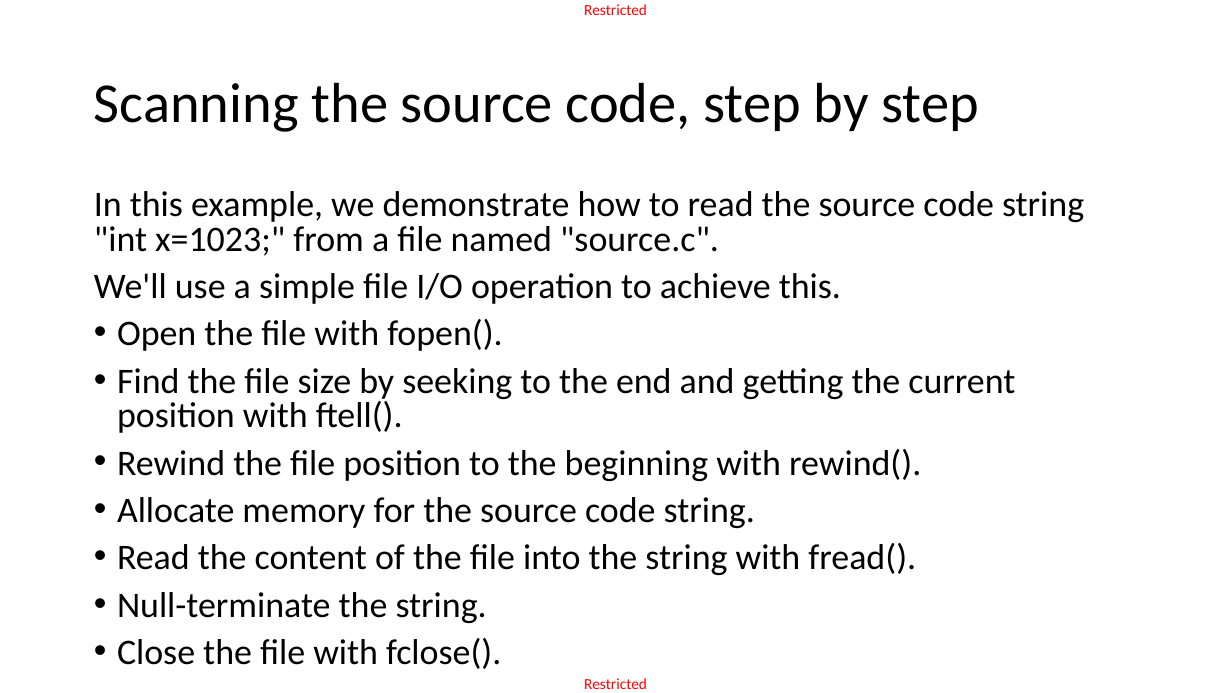
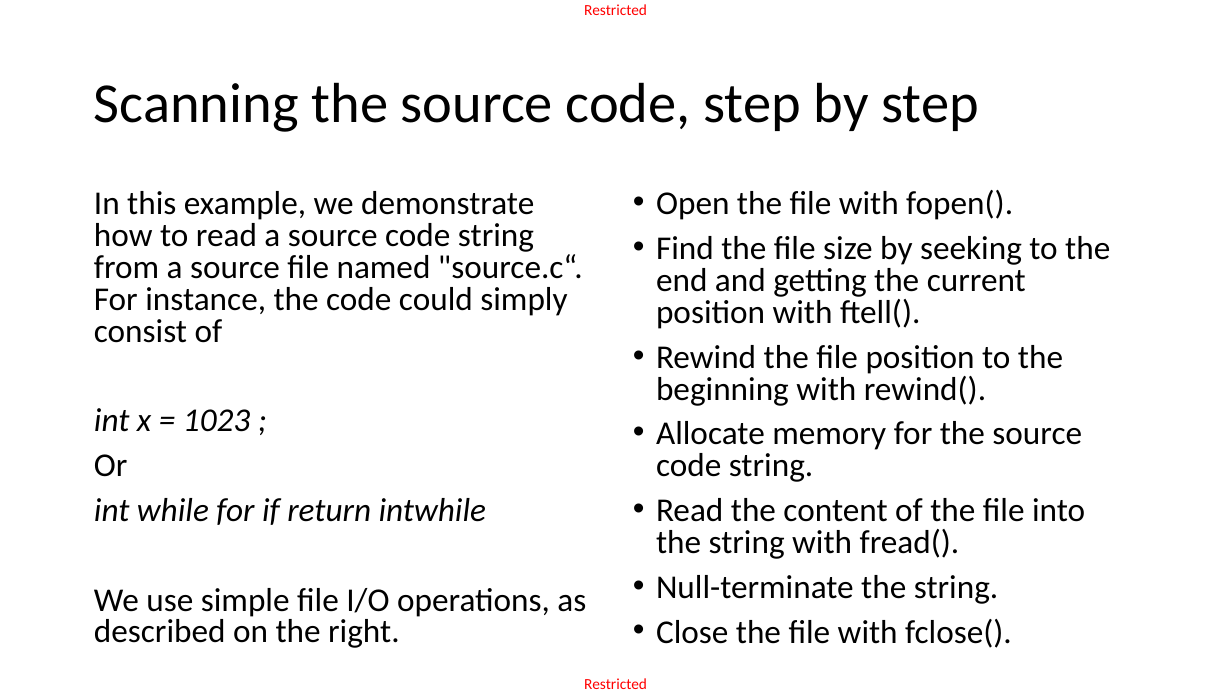
Before and after one commit to matthieudemari/SUTD_PLC_50_051, a slide deck: slide 11 of W9/W9S3/W9S3.pptx (slide 2 before the commit). Drawn at 1232x693 pixels with LibreOffice and Linux fonts; fonts in the diff are those of the drawing. Boxes give left, top, right and bottom in pixels: in the first picture for what was removed or moved away, otherwise in the second. Text is boxed around its words. In the diff, an @@ line names an element or a change of style, - is before the commit and + after.

```diff
--- a/W9/W9S3/W9S3.pptx
+++ b/W9/W9S3/W9S3.pptx
@@ text at [94,191,586,648]: text changed; size 28 to 25.9 pt @@
-In this example, we demonstrate how to read the source code string "int x=1023;" from a file named "source.c".
-We'll use a simple file I/O operation to achieve this.
-• Open the file with fopen().
-• Find the file size by seeking to the end and getting the current position with ftell().
-• Rewind the file position to the beginning with rewind().
-• Allocate memory for the source code string.
-• Read the content of the file into the string with fread().
-• Null-terminate the string.
-• Close the file with fclose().
+In this example, we demonstrate how to read a source code string from a source file named "source.c“. For instance, the code could simply consist of
+int x = 1023 ;
+Or
+int while for if return intwhile
+We use simple file I/O operations, as described on the right.
@@ text added at [656,190,1110,648], 25.9 pt, text #000000 @@
+• Open the file with fopen().
+• Find the file size by seeking to the end and getting the current position with ftell().
+• Rewind the file position to the beginning with rewind().
+• Allocate memory for the source code string.
+• Read the content of the file into the string with fread().
+• Null-terminate the string.
+• Close the file with fclose().
```
Also in this commit, not shown: 11 other slides changed, 32 slides added, 11 slides removed, 13 other files.
